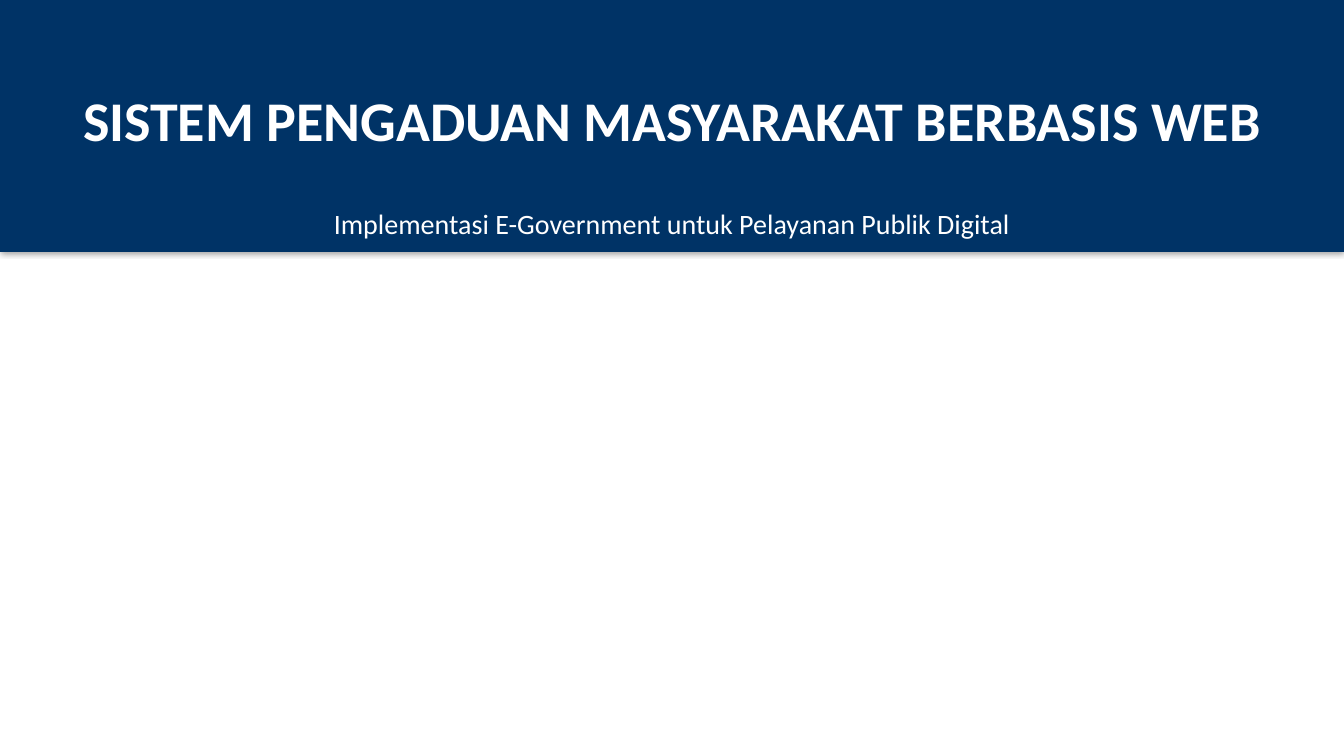
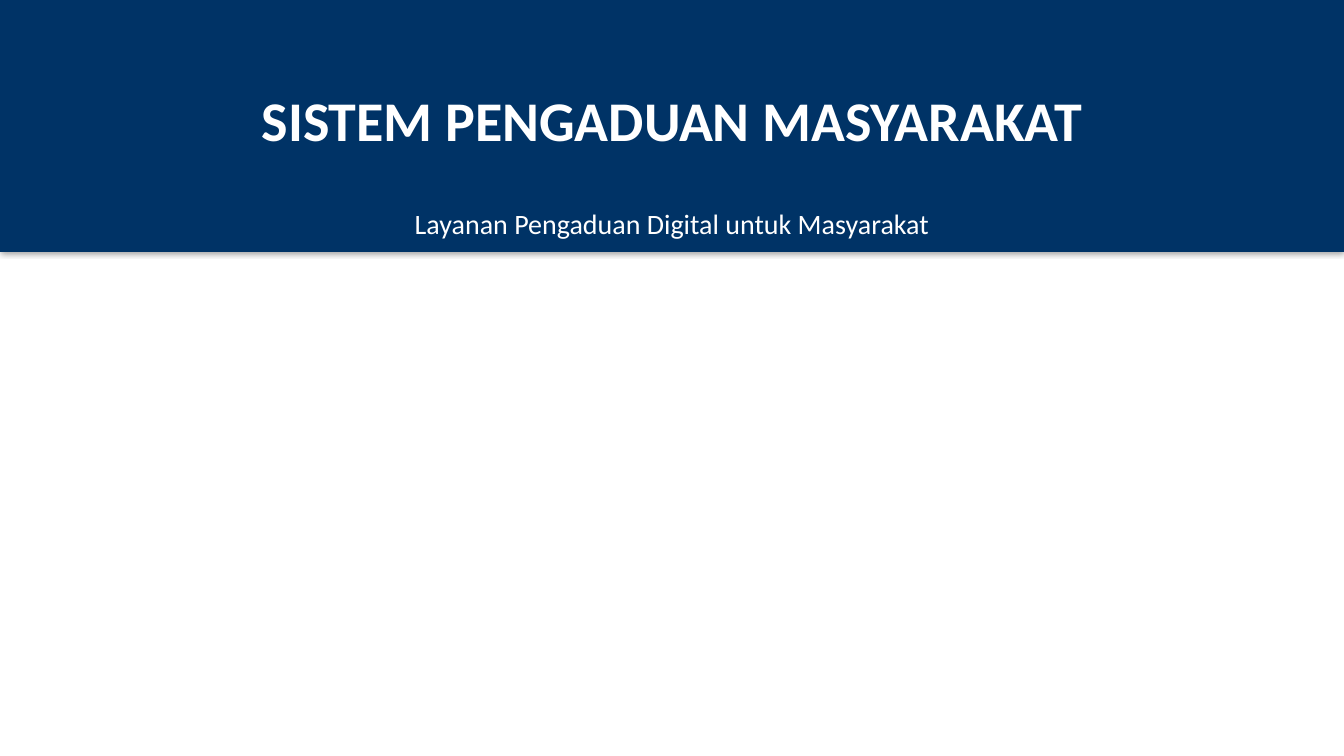
Before and after one commit to irfan-ghzl/CRM, a slide deck: slide 1 of PRESENTASI_SISTEM_PENGADUAN_MASYARAKAT.pptx. Drawn at 1344x756 pixels with LibreOffice and Linux fonts; fonts in the diff are those of the drawing. Boxes give left, top, right and bottom in pixels: in the first picture for what was removed or moved away, otherwise in the second. Text is boxed around its words. In the diff, an @@ line names an element or a change of style, - is before the commit and + after.

```diff
--- a/PRESENTASI_SISTEM_PENGADUAN_MASYARAKAT.pptx
+++ b/PRESENTASI_SISTEM_PENGADUAN_MASYARAKAT.pptx
@@ text at <box>262,104,1082,142</box>: text changed @@
-SISTEM PENGADUAN MASYARAKAT BERBASIS WEB
+SISTEM PENGADUAN MASYARAKAT
@@ text at <box>415,214,929,239</box>: text changed @@
-Implementasi E-Government untuk Pelayanan Publik Digital
+Layanan Pengaduan Digital untuk Masyarakat
```
Also in this commit, not shown: 14 other slides changed, 5 slides added, 5 slides removed.
